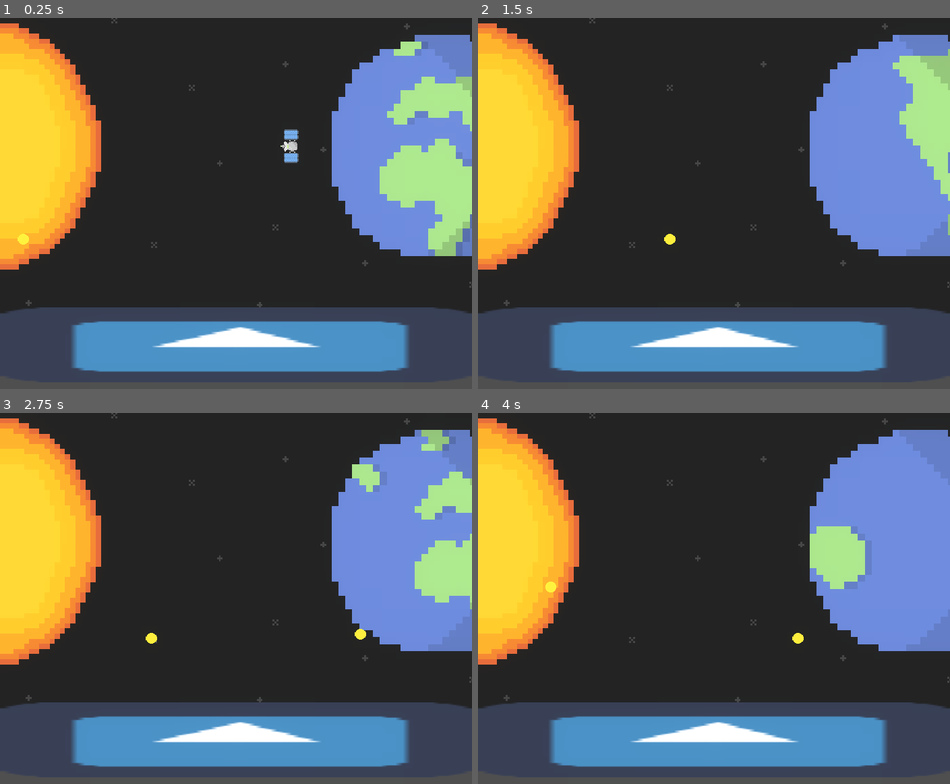
Above: before the commit, frames 1-4 (two rows, left to right).
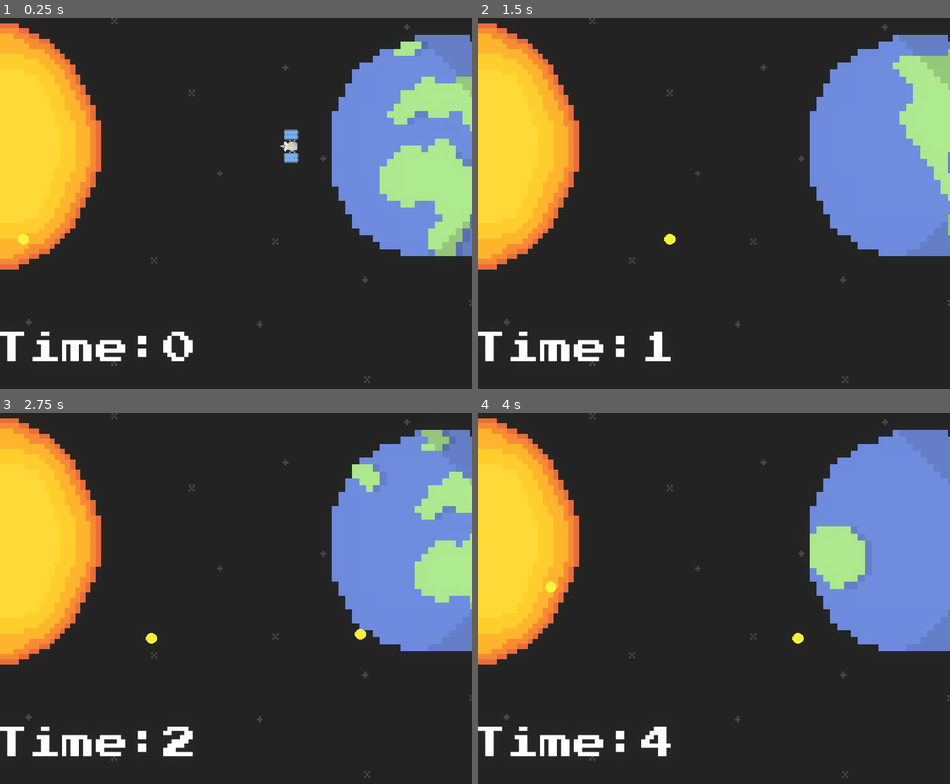
Above: after the commit, the same moments.

Repository: Liamx220/MiniJam76
Game: Godot game, scene res://Main.tscn
Same seed, same stepped clock (60 frames per second), same inputs: the game is played once before the commit and once after it. The engine's default icon, where the game draws it, is replaced by a stand-in: a white triangle on a blue panel in a dark square.
Inputs:
- Up to frame 1 (0.25 s): no input
- Up to frame 2 (1.5 s): hold D (right) 0.53-1.28 s; tap Enter at 1.25 s; hold A (left) from 1.28 s (still down)
- Up to frame 3 (2.75 s): release A (left) at 2.03 s; hold D (right) from 2.03 s (still down)
- Up to frame 4 (4 s): release D (right) at 3.53 s; hold A (left) from 3.53 s (still down)

The runs differ from the first frame. In frame 1, 22% of the frame differs, in the area x 0-100%, y 0-100%; in frame 2, 22%; in frame 3, 22%; in frame 4, 22%.

Commit message:
added font

Diff:
--- /dev/null
+++ b/MiniJam76/MiniJam76/Display.gd
@@ -0,0 +1,7 @@
+extends Label
+
+func _ready():
+	pass # Replace with function body.
+
+func _process(delta):
+	text = "Time:" + str(get_parent().DisplayValue)
--- /dev/null
+++ b/MiniJam76/MiniJam76/Main.gd
@@ -0,0 +1,16 @@
+extends Node2D
+
+var DisplayValue = 0
+onready var timer = get_node("Timer")
+func _ready():
+	timer.set_wait_time(1)
+	timer.start()
+
+
+# Called every frame. 'delta' is the elapsed time since the previous frame.
+#func _process(delta):
+#	pass
+
+
+func _on_Timer_timeout():
+	DisplayValue += 1
--- a/MiniJam76/MiniJam76/Main.tscn
+++ b/MiniJam76/MiniJam76/Main.tscn
@@ -6,7 +6,9 @@
 [ext_resource path="res://sun.tscn" type="PackedScene" id=4]
 [ext_resource path="res://player.gd" type="Script" id=5]
 [ext_resource path="res://spawner.tscn" type="PackedScene" id=6]
-[ext_resource path="res://icon.png" type="Texture" id=7]
+[ext_resource path="res://Main.gd" type="Script" id=7]
+[ext_resource path="res://Display.gd" type="Script" id=8]
+[ext_resource path="res://PressStart2P-Regular.ttf" type="DynamicFontData" id=9]
 
 [sub_resource type="RectangleShape2D" id=13]
 extents = Vector2( 8.29504, 17.9775 )
@@ -30,11 +32,16 @@
 [sub_resource type="RectangleShape2D" id=17]
 extents = Vector2( 10.161, 22.4356 )
 
+[sub_resource type="DynamicFont" id=18]
+size = 50
+font_data = ExtResource( 9 )
+
 [node name="Node2D" type="Node2D"]
+script = ExtResource( 7 )
 
 [node name="background" type="Sprite" parent="."]
-position = Vector2( 463.215, 255.55 )
-scale = Vector2( 2.9505, 2.9505 )
+position = Vector2( 463.215, 273.228 )
+scale = Vector2( 2.9505, 3.14692 )
 texture = ExtResource( 3 )
 
 [node name="earth" parent="." instance=ExtResource( 1 )]
@@ -70,6 +77,20 @@
 
 [node name="Node2D" parent="." instance=ExtResource( 4 )]
 
+[node name="Timer" type="Timer" parent="."]
+
+[node name="Display" type="Label" parent="."]
+margin_left = -7.55957
+margin_top = 464.837
+margin_right = 332.44
+margin_bottom = 549.837
+custom_fonts/font = SubResource( 18 )
+text = "Time"
+script = ExtResource( 8 )
+__meta__ = {
+"_edit_use_anchors_": false
+}
+
 [node name="Control" type="Control" parent="."]
 margin_top = 422.0
 margin_right = 701.0
@@ -77,9 +98,5 @@
 __meta__ = {
 "_edit_use_anchors_": false
 }
-
-[node name="Sprite" type="Sprite" parent="Control"]
-position = Vector2( 350.816, 62.4334 )
-scale = Vector2( 10.9596, 1.72467 )
-texture = ExtResource( 7 )
 [connection signal="area_entered" from="satellite/Area2D" to="satellite" method="_on_Area2D_area_entered"]
+[connection signal="timeout" from="Timer" to="." method="_on_Timer_timeout"]
Not shown: 1 places in MiniJam76/MiniJam76/Main.tscn that only renumber resources
Binary file added: MiniJam76/MiniJam76/PressStart2P-Regular.ttf
